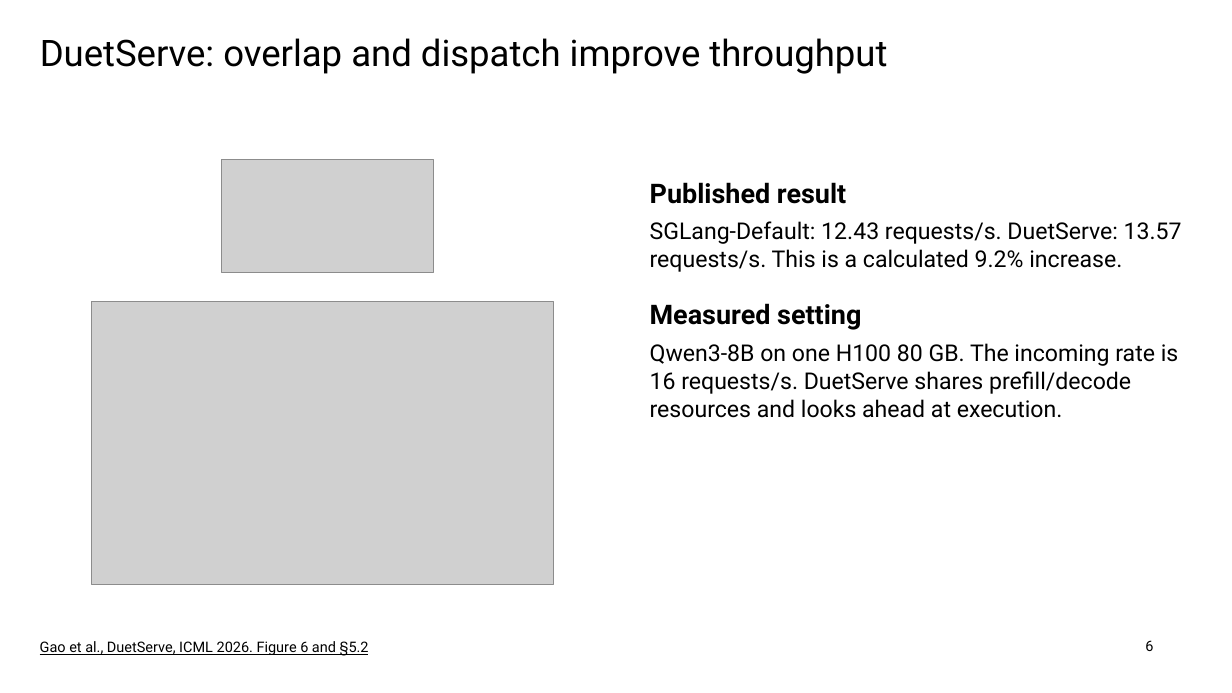
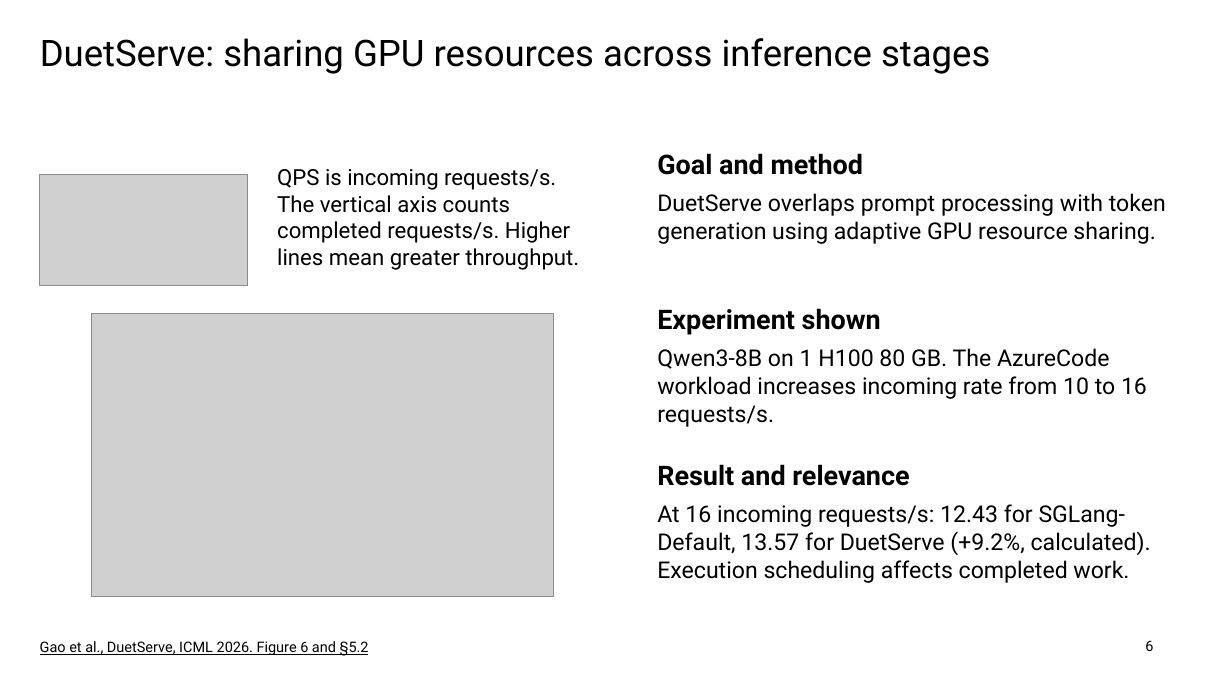
Before and after one commit to nileshsarkar-ai/Inference-Optimization, a slide deck: slide 6 of Inference_Optimization_Final.pptx. Drawn at 1232x693 pixels with LibreOffice and Linux fonts; fonts in the diff are those of the drawing; grey boxes stand for pictures. Boxes give left, top, right and bottom in pixels: in the first picture for what was removed or moved away, otherwise in the second. Text is boxed around its words. In the diff, an @@ line names an element or a change of style, - is before the commit and + after.

```diff
--- a/Inference_Optimization_Final.pptx
+++ b/Inference_Optimization_Final.pptx
@@ title at [40,38,990,74]: text changed @@
-DuetServe: overlap and dispatch improve throughput
+DuetServe: sharing GPU resources across inference stages
@@ picture: place and size @@
-picture at [222,160,433,273]
+picture at [40,175,248,286]
@@ text added at [277,169,579,270], 17.2 pt, text #000000 @@
+QPS is incoming requests/s.
+The vertical axis counts completed requests/s. Higher lines mean greater throughput.
@@ text added at [657,153,863,175], 21 pt, text #000000, bold @@
+Goal and method
@@ text added at [657,193,1166,244], 18 pt, text #000000 @@
+DuetServe overlaps prompt processing with token generation using adaptive GPU resource sharing.
@@ picture: place and size @@
-picture at [91,301,554,584]
+picture at [91,314,554,597]
@@ text added at [657,308,881,335], 21 pt, text #000000, bold @@
+Experiment shown
@@ text at [657,348,1147,427]: text changed @@
-Published result
-SGLang-Default: 12.43 requests/s. DuetServe: 13.57 requests/s. This is a calculated 9.2% increase.
-Measured setting
-Qwen3-8B on one H100 80 GB. The incoming rate is 16 requests/s. DuetServe shares prefill/decode resources and looks ahead at execution.
+Qwen3-8B on 1 H100 80 GB. The AzureCode workload increases incoming rate from 10 to 16 requests/s.
@@ text added at [657,464,909,486], 21 pt, text #000000, bold @@
+Result and relevance
@@ text added at [657,504,1151,583], 18 pt, text #000000 @@
+At 16 incoming requests/s: 12.43 for SGLang-Default, 13.57 for DuetServe (+9.2%, calculated). Execution scheduling affects completed work.
```
Also in this commit, not shown: 7 other slides changed, 10 slides added, 7 slides removed, 18 other files.
